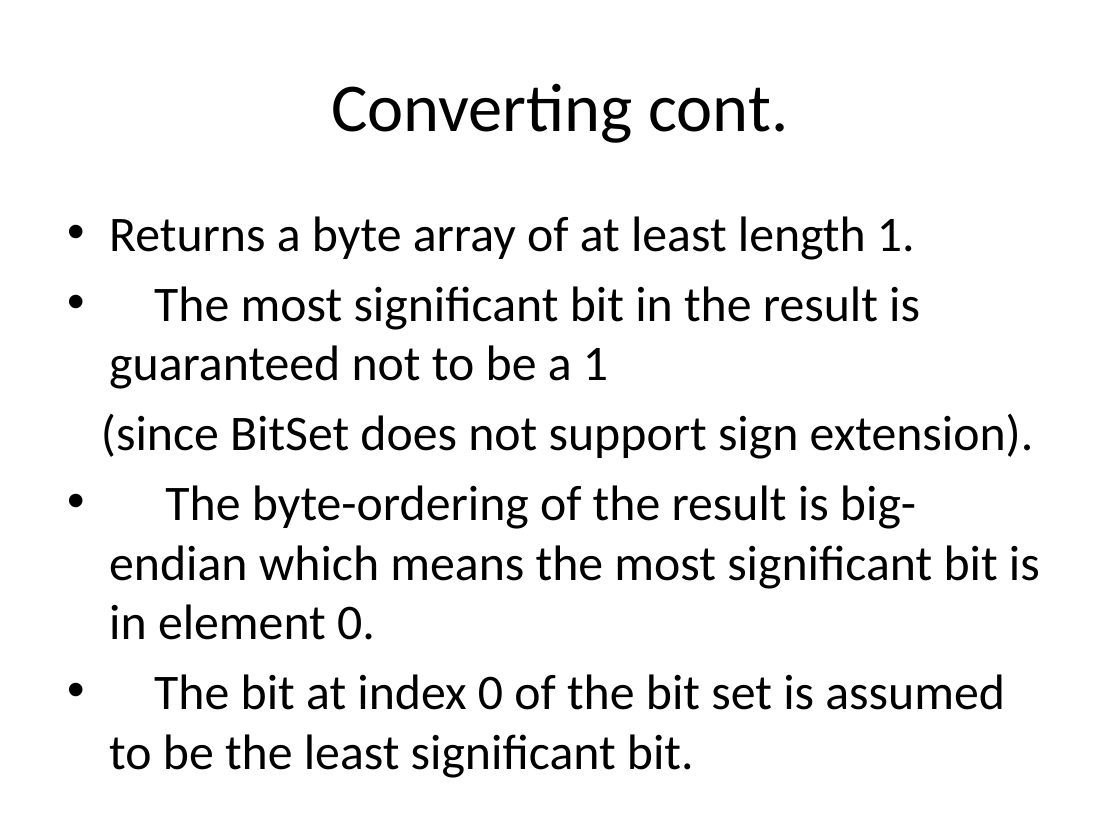
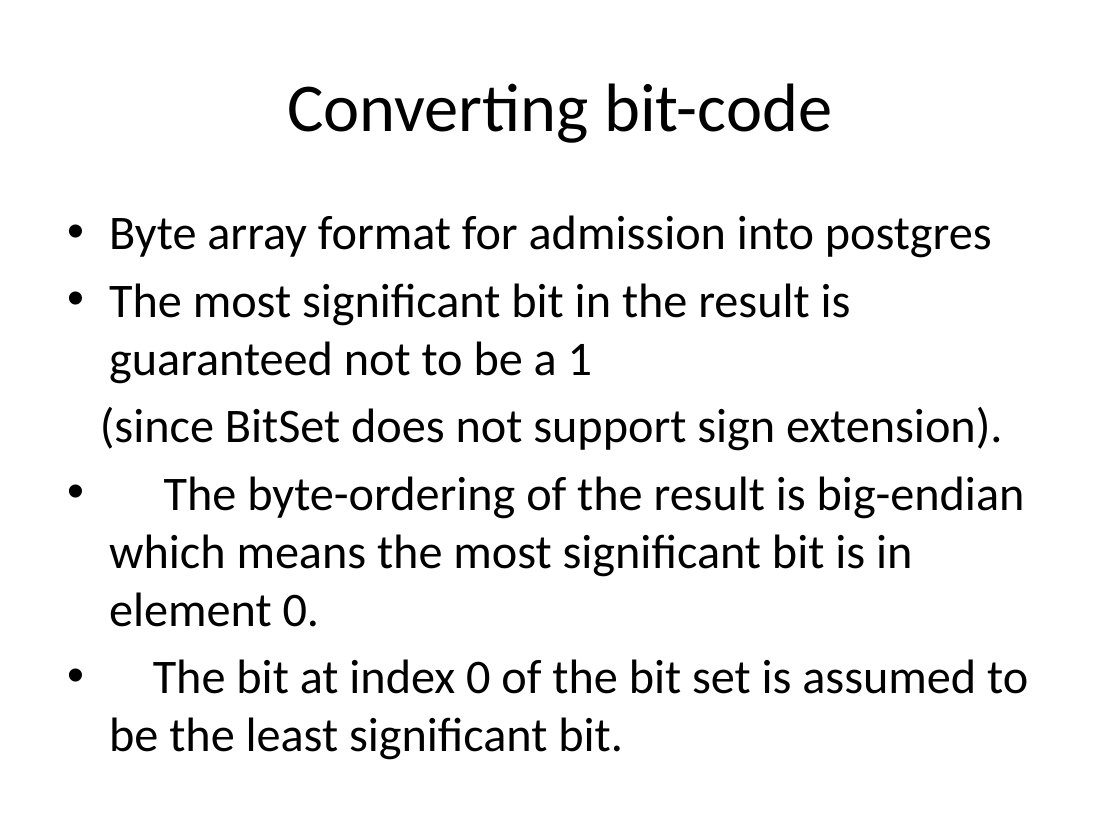
Before and after one commit to chetanadey77/irisrecognition09, a slide deck: slide 18 of Reports/Group_Presentation.pptx (slide 19 before the commit). Drawn at 1120x840 pixels with LibreOffice and Linux fonts; fonts in the diff are those of the drawing; background and template pictures are left out. Boxes give left, top, right and bottom in pixels: in the first picture for what was removed or moved away, otherwise in the second. Text is boxed around its words. In the diff, an @@ line names an element or a change of style, - is before the commit and + after.

```diff
--- a/Reports/Group_Presentation.pptx
+++ b/Reports/Group_Presentation.pptx
@@ title at (x1=287, y1=83, x2=832, y2=143): text changed @@
-Converting cont.
+Converting bit-code
@@ text at (x1=109, y1=215, x2=992, y2=258): text changed; size 32 to 31 pt @@
-• Returns a byte array of at least length 1.
+• Byte array format for admission into postgres
@@ text at (x1=100, y1=283, x2=1028, y2=760): size 32 to 31 pt in "The most significant bit in the result ...", "(since BitSet does not support sign extension).", "The byte-ordering of the result is big-endian ...", "The bit at index 0 of the ..." @@
```
Also in this commit, not shown: 10 other slides changed, 1 slide removed, 1 other file.
